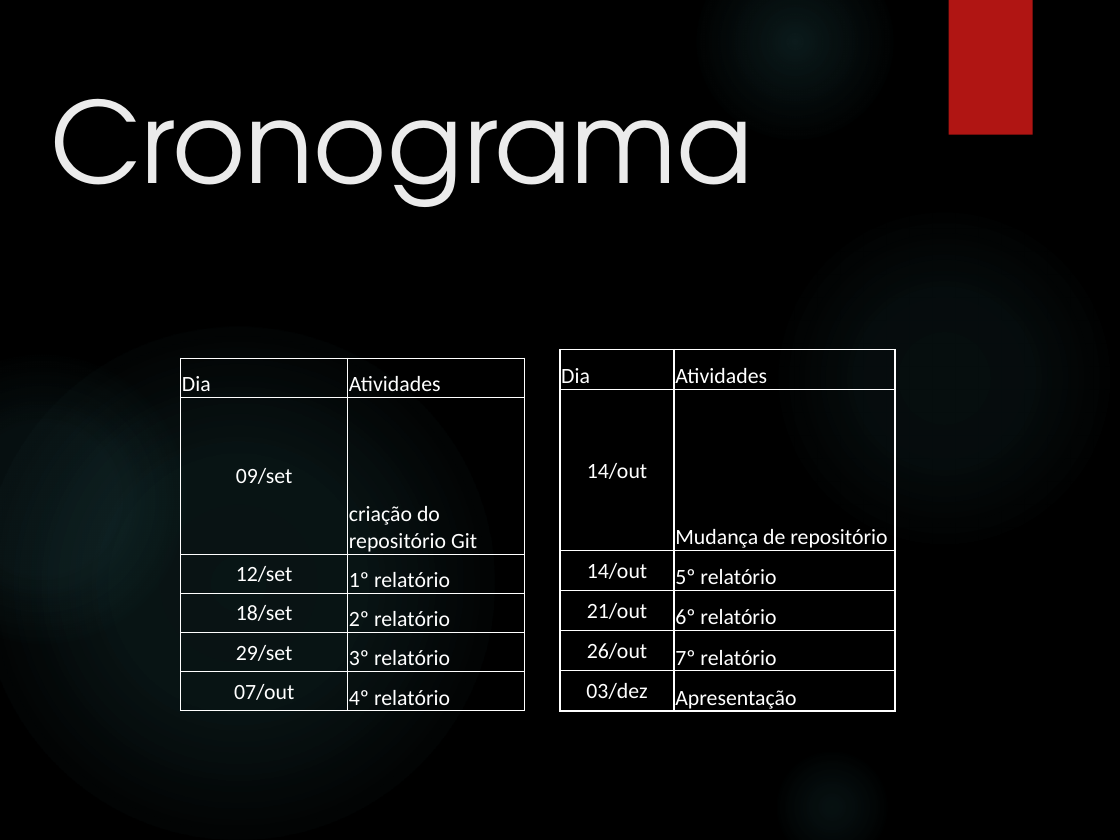
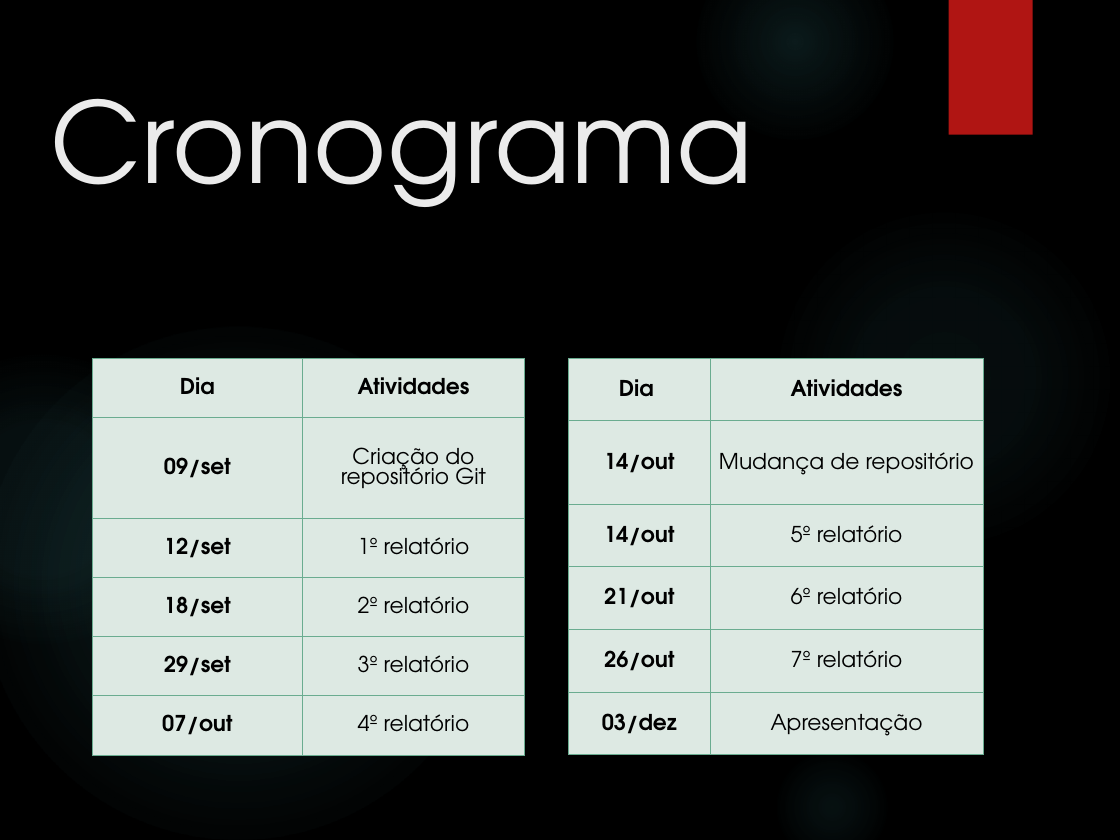
Before and after one commit to rafa7lima/SistemaVoo2.0, a slide deck: slide 8 of Apresentação/Apresentação Grupo 7_MOD.pptx (slide 4 before the commit). Drawn at 1120x840 pixels with LibreOffice and Linux fonts; fonts in the diff are those of the drawing; background and template pictures are left out. Boxes give left, top, right and bottom in pixels: in the first picture for what was removed or moved away, otherwise in the second. Text is boxed around its words. In the diff, an @@ line names an element or a change of style, - is before the commit and + after.

```diff
--- a/Apresentação/Apresentação Grupo 7_MOD.pptx
+++ b/Apresentação/Apresentação Grupo 7_MOD.pptx
@@ table at (x1=93, y1=358, x2=525, y2=755) @@
-row 2, column 2: criação do repositório Git
+row 2, column 2: Criação do repositório Git
@@ font Calibri to TeX Gyre Adventor, text colour #FFFFFF to #000000 in "Dia", "Atividades", "09/set", "12/set" and 7 more places @@
@@ bold on in "Dia", "Atividades", "09/set", "12/set" and 3 more places @@
@@ alignment left to centre @@
@@ borders changed @@
@@ table resized from (x1=180, y1=358, x2=524, y2=715) to (x1=93, y1=358, x2=525, y2=755) @@
@@ table at (x1=569, y1=358, x2=983, y2=755) @@
@@ font Calibri to TeX Gyre Adventor, text colour #FFFFFF to #000000 @@
@@ bold on in "Dia", "Atividades", "14/out", "14/out" and 3 more places @@
@@ alignment left to centre @@
@@ borders changed @@
@@ table resized from (x1=560, y1=349, x2=895, y2=715) to (x1=569, y1=358, x2=983, y2=755) @@
```
Also in this commit, not shown: 3 other slides changed, 4 slides added, 51 other files.
